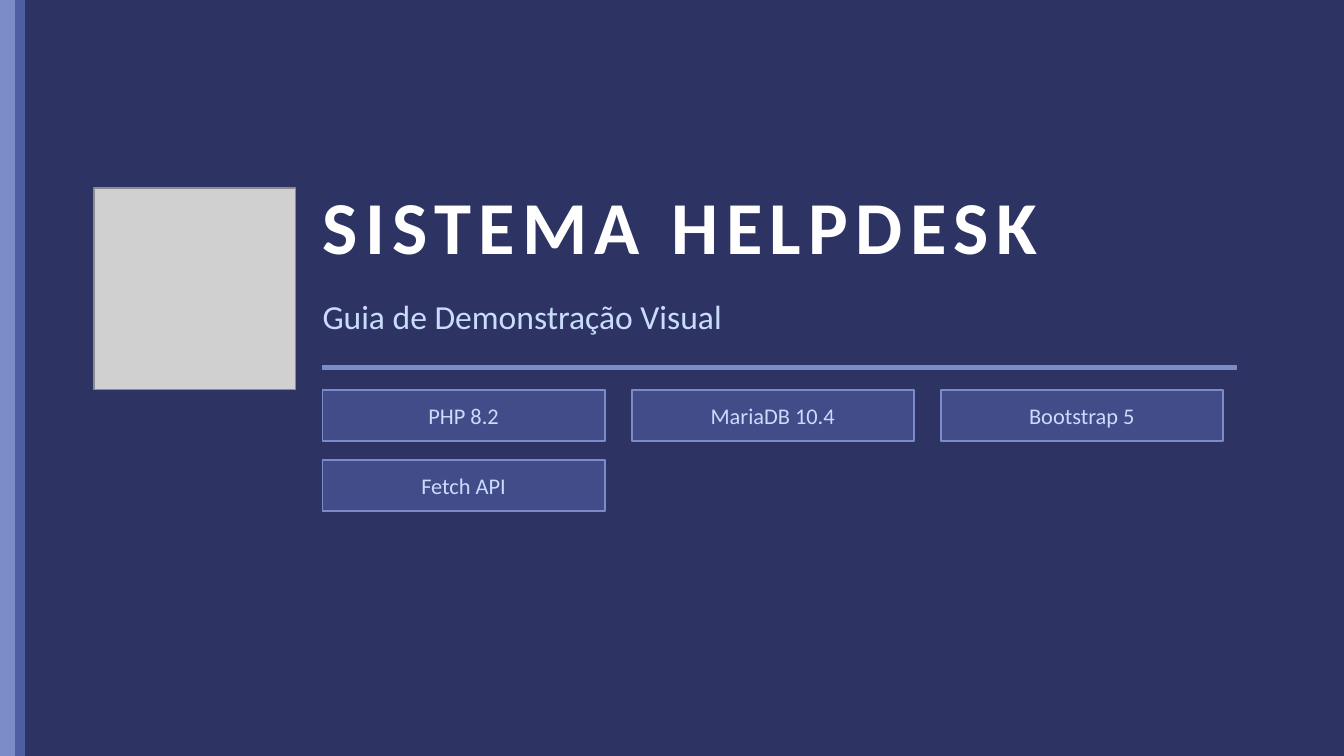
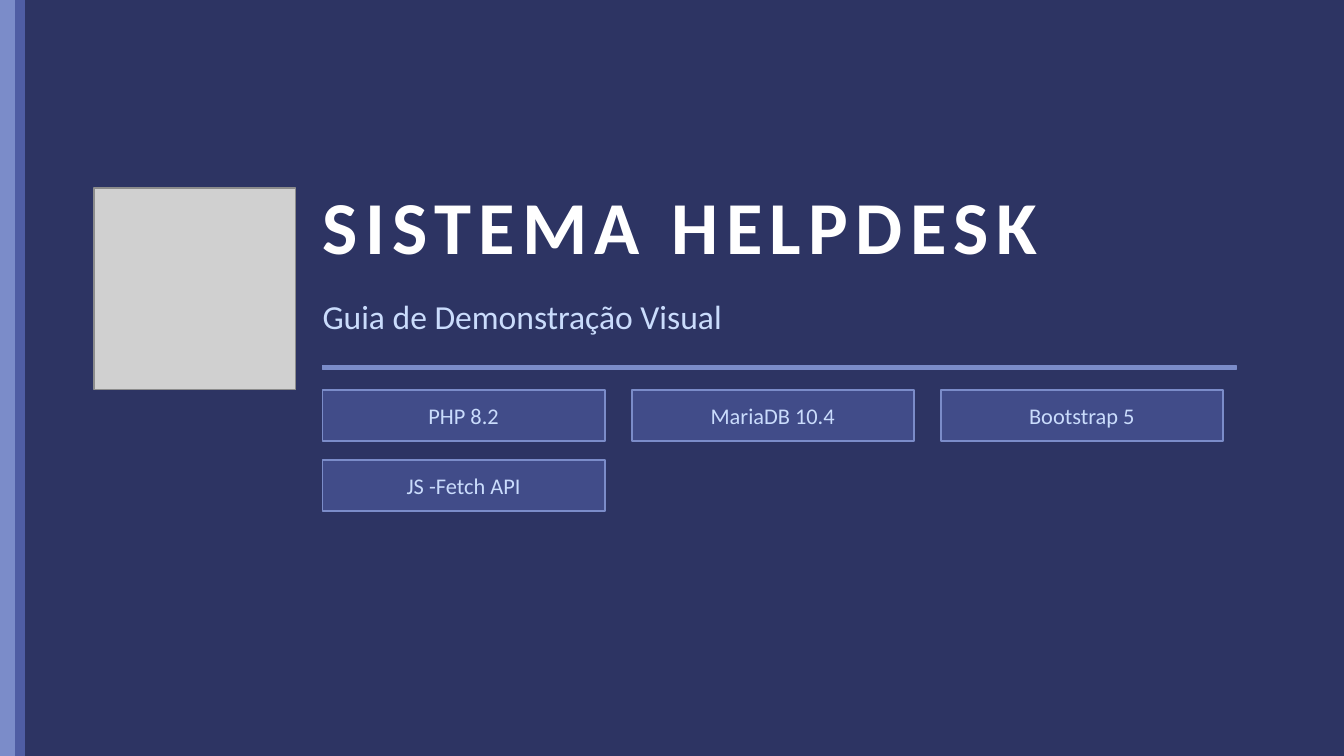
Before and after one commit to AnaPauladosReis/HelpDesk, a slide deck: slide 1 of HelpDesk_Apresentação.pptx. Drawn at 1344x756 pixels with LibreOffice and Linux fonts; fonts in the diff are those of the drawing; grey boxes stand for pictures. Boxes give left, top, right and bottom in pixels: in the first picture for what was removed or moved away, otherwise in the second. Text is boxed around its words. In the diff, an @@ line names an element or a change of style, - is before the commit and + after.

```diff
--- a/HelpDesk_Apresentação.pptx
+++ b/HelpDesk_Apresentação.pptx
@@ text at [407,478,520,494]: text changed @@
-Fetch API
+JS -Fetch API
```
Also in this commit, not shown: 1 slide added, 1 other file.
